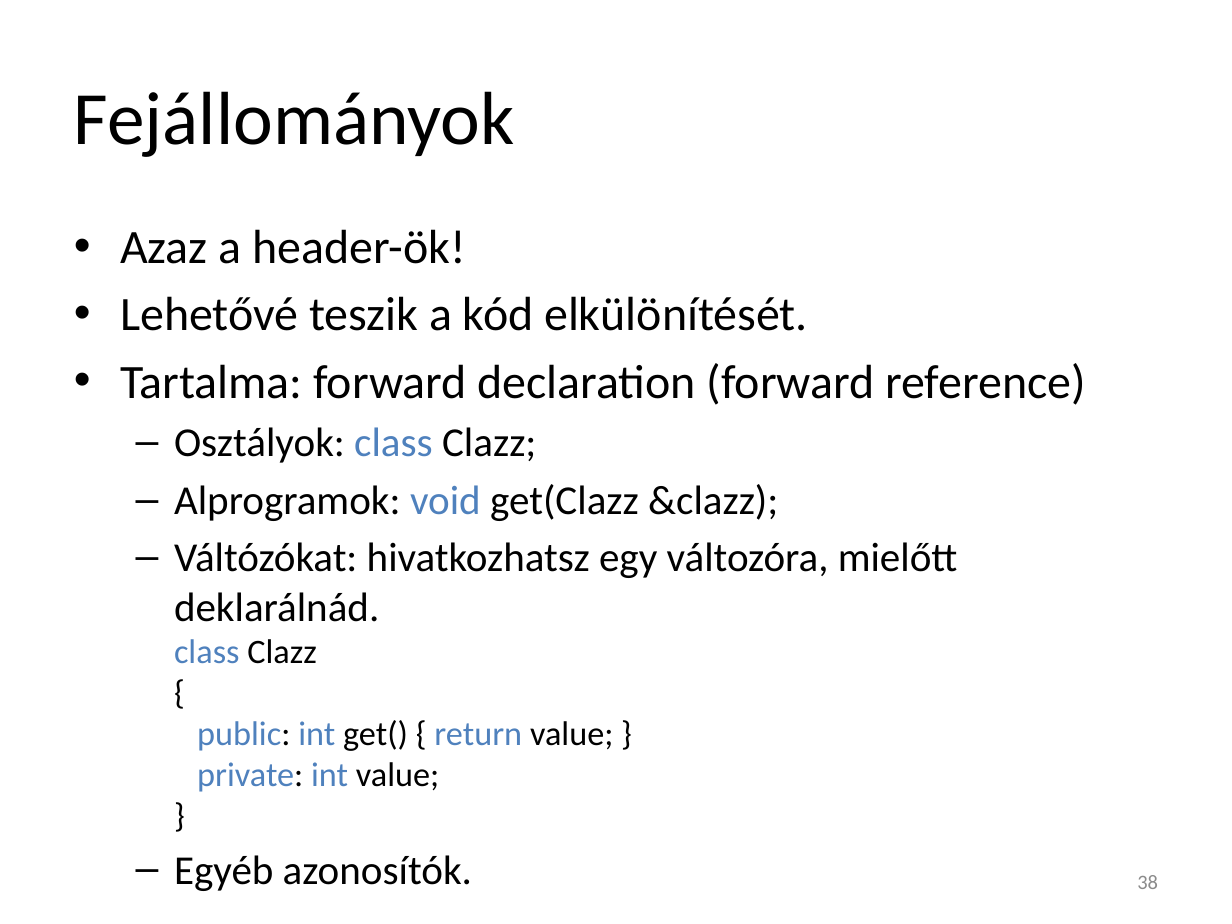
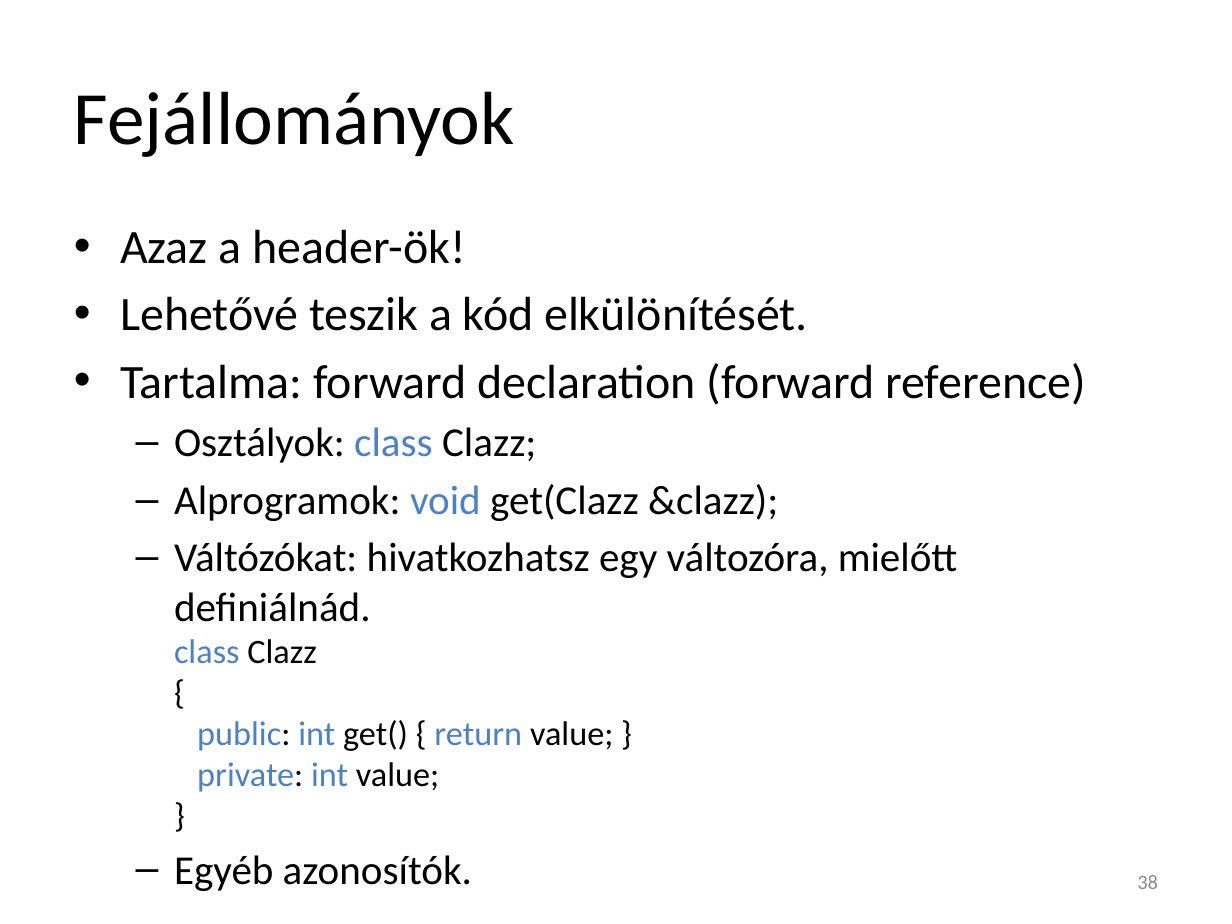
Before and after one commit to torokmark/cppgyak_jegyzet, a slide deck: slide 38 of programozasi_nyelvek_cpp_gyak01.pptx. Drawn at 1232x924 pixels with LibreOffice and Linux fonts; fonts in the diff are those of the drawing. Boxes give left, top, right and bottom in pixels: in the first picture for what was removed or moved away, otherwise in the second. Text is boxed around its words. In the diff, an @@ line names an element or a change of style, - is before the commit and + after.

Commit message:
Fixed: typos

```diff
--- a/programozasi_nyelvek_cpp_gyak01.pptx
+++ b/programozasi_nyelvek_cpp_gyak01.pptx
@@ text at (174,542,958,792): text changed @@
-  – Váltózókat: hivatkozhatsz egy változóra, mielőtt deklarálnád.
-    class Clazz
-    {
-    public: int get() { return value; }
-    private: int value;
-    }
+  – Váltózókat: hivatkozhatsz egy változóra, mielőtt definiálnád.
+    class Clazz
+    {
+    public: int get() { return value; }
+    private: int value;
+    }
```
Also in this commit, not shown: 8 other slides changed.
